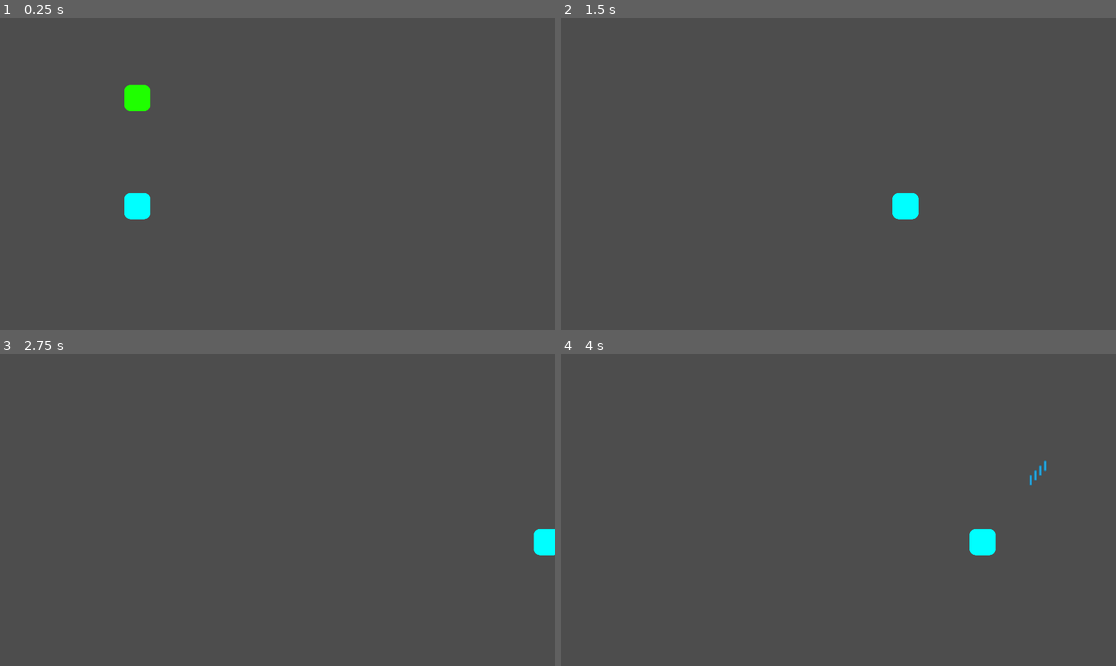
Above: before the commit, frames 1-4 (two rows, left to right).
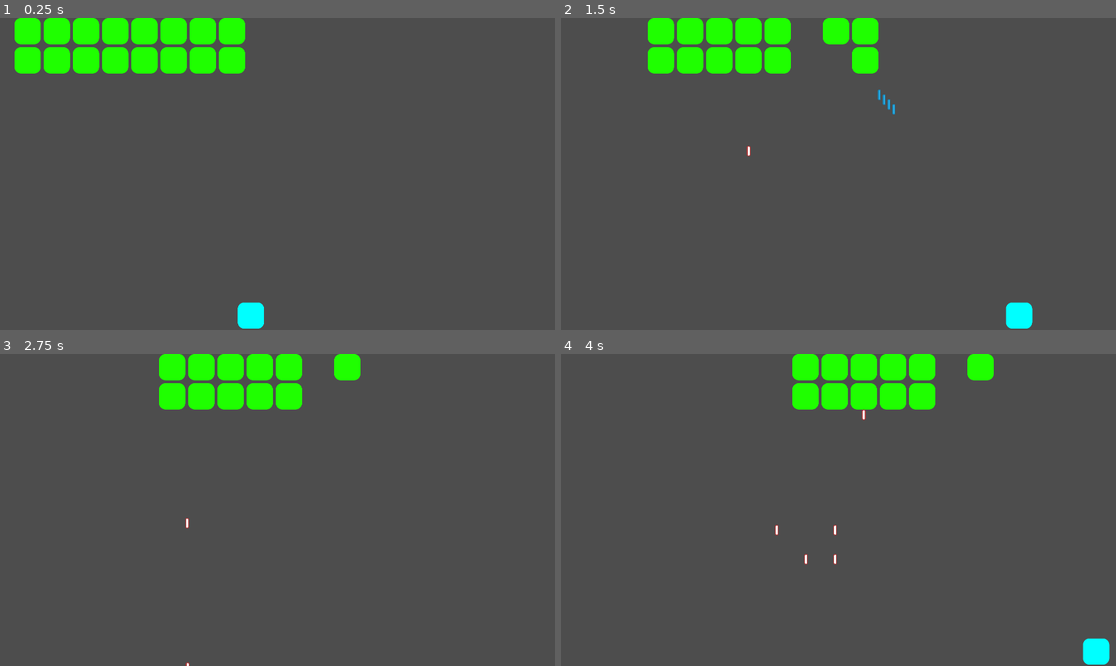
Above: after the commit, the same moments.

Repository: michael-j-coyne/space-defense
Game: Godot game, scene res://scenes/main.tscn
Same seed, same stepped clock (60 frames per second), same inputs: the game is played once before the commit and once after it.
Inputs (mouse positions are in pixels of both pictures, inside the frame that each line leads up to):
- Up to frame 1 (0.25 s): no input
- Up to frame 2 (1.5 s): tap Enter (ui_accept) at 0.5, 0.77 s; move the mouse to (960, 158) at 0.52 s; hold Right (ui_right) 0.53-1.25 s; hold Shift 0.53-1.25 s; click (960, 158) at 0.67 s; drag from (727, 189) to (905, 205) at 1.27 s
- Up to frame 3 (2.75 s): move the mouse to (333, 441) at 2.02 s; hold Right (ui_right) from 2.03 s (still down); tap Ctrl at 2.1 s
- Up to frame 4 (4 s): release Right (ui_right) at 2.75 s; drag from (810, 572) to (672, 463) at 2.77 s; move the mouse to (1005, 556) at 3.52 s; hold Left (ui_left) from 3.53 s (still down); tap Alt at 3.6 s; tap Enter (ui_accept) at 3.77 s

The runs differ from the first frame. In frame 1, 7.3% of the frame differs, in the area x 2-48%, y 0-100%; in frame 2, 5.8%; in frame 3, 4.6%; in frame 4, 5.2%.

Commit message:
Implement main game loop
First pass at the main game loop, of course it is not complete yet.

Diff:
--- /dev/null
+++ b/scenes/main.gd
@@ -0,0 +1,14 @@
+extends Node2D
+
+var levels := [
+	load("res://scenes/levels/level_1.tscn"),
+	load("res://scenes/levels/level_2.tscn")
+]
+
+var current_level_index = 0
+
+# Called when the node enters the scene tree for the first time.
+func _ready() -> void:
+	var level: Level = levels[current_level_index].instantiate() as Level
+	level.completed.connect(func(): print('yay complete!'))
+	add_child(level)
--- a/scenes/main.tscn
+++ b/scenes/main.tscn
@@ -1,12 +1,6 @@
-[gd_scene load_steps=3 format=3 uid="uid://bopjw0h0tv6s5"]
+[gd_scene load_steps=2 format=3 uid="uid://bopjw0h0tv6s5"]
 
-[ext_resource type="PackedScene" uid="uid://sp4n6hlsqgso" path="res://scenes/enemies/grunt.tscn" id="1_esjo6"]
-[ext_resource type="PackedScene" uid="uid://dbi0jyorwh27f" path="res://scenes/player.tscn" id="2_kxths"]
+[ext_resource type="Script" path="res://scenes/main.gd" id="1_mxsvc"]
 
 [node name="Main" type="Node2D"]
-
-[node name="Grunt" parent="." instance=ExtResource("1_esjo6")]
-position = Vector2(475, 277)
-
-[node name="Player" parent="." instance=ExtResource("2_kxths")]
-position = Vector2(475, 651)
+script = ExtResource("1_mxsvc")
